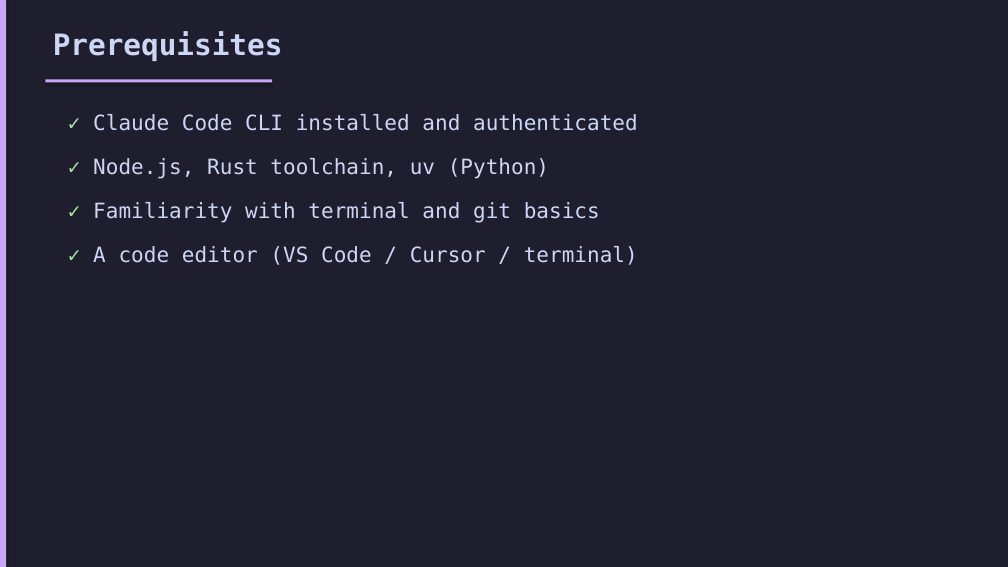
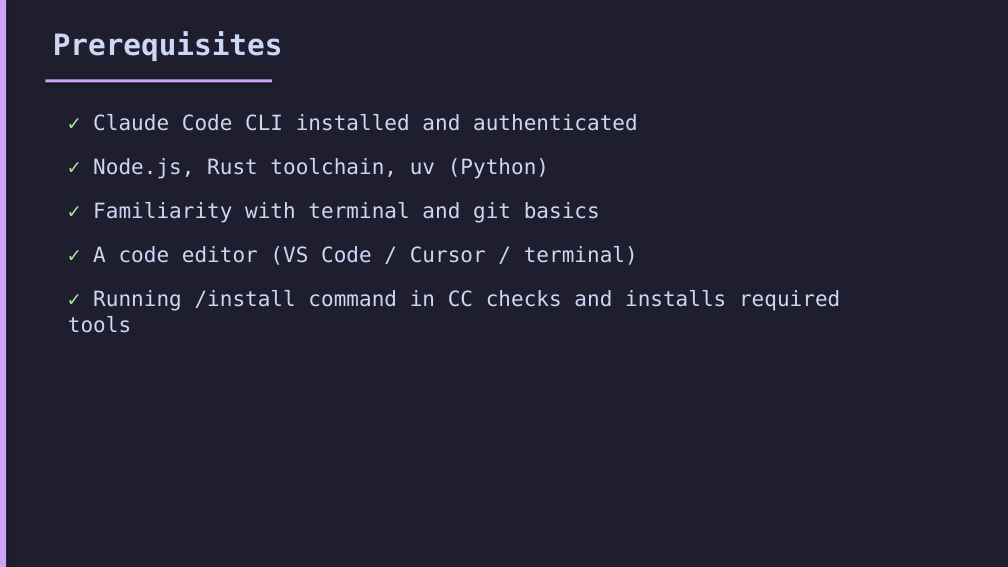
Before and after one commit to Adafy/cc-advanced-training, a slide deck: slide 5 of claude-code-advanced-training.pptx. Drawn at 1008x567 pixels with LibreOffice and Linux fonts; fonts in the diff are those of the drawing. Boxes give left, top, right and bottom in pixels: in the first picture for what was removed or moved away, otherwise in the second. Text is boxed around its words. In the diff, an @@ line names an element or a change of style, - is before the commit and + after.

```diff
--- a/claude-code-advanced-training.pptx
+++ b/claude-code-advanced-training.pptx
@@ text at (x1=68, y1=290, x2=840, y2=333): paragraph added @@
+✓ Running /install command in CC checks and installs required tools
```
Also in this commit, not shown: 2 other slides changed, 3 slides added, 1 slide removed, 4 other files.
